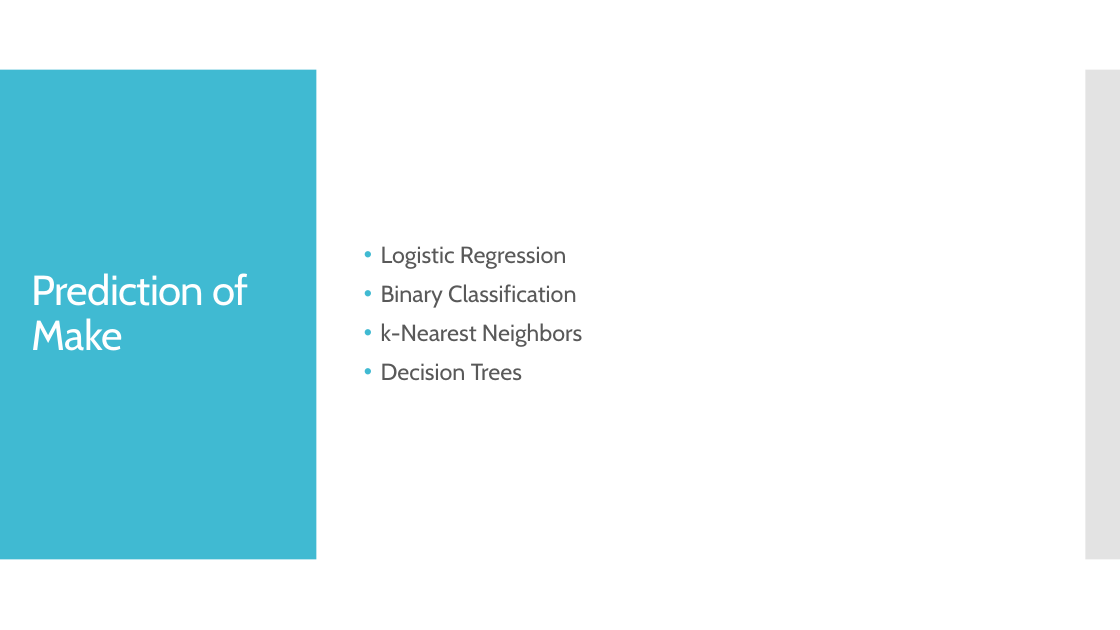
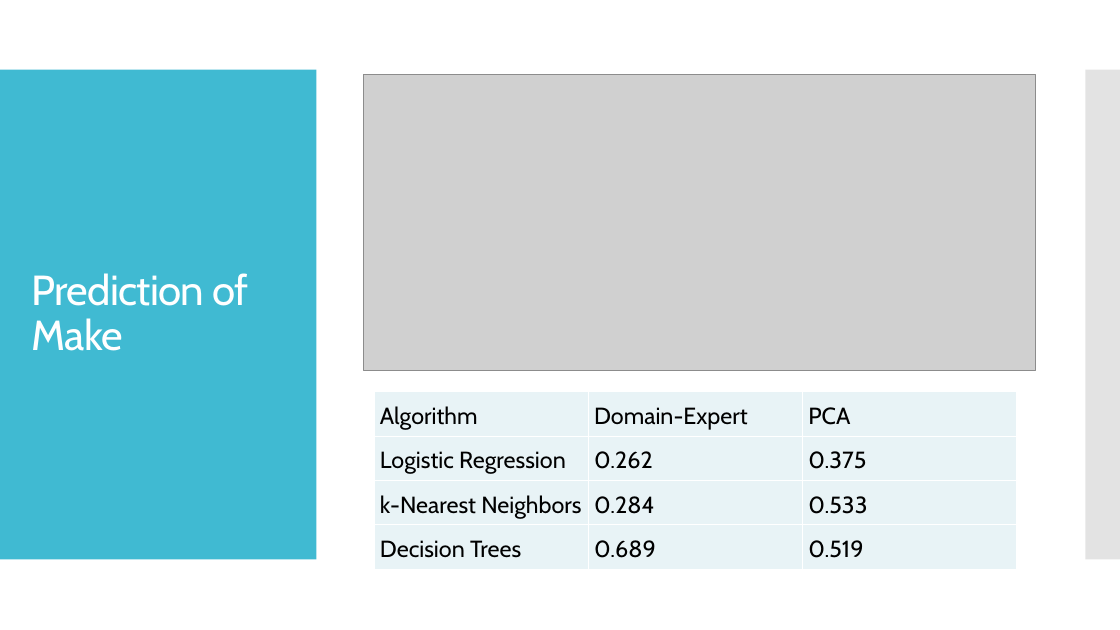
Before and after one commit to TobyJChappell/CPSC_392, a slide deck: slide 5 of FinalProject/AutomobilePrediction.pptx. Drawn at 1120x630 pixels with LibreOffice and Linux fonts; fonts in the diff are those of the drawing; grey boxes stand for pictures. Boxes give left, top, right and bottom in pixels: in the first picture for what was removed or moved away, otherwise in the second. Text is boxed around its words. In the diff, an @@ line names an element or a change of style, - is before the commit and + after.

```diff
--- a/FinalProject/AutomobilePrediction.pptx
+++ b/FinalProject/AutomobilePrediction.pptx
@@ picture added at bbox=[364, 74, 1036, 370] @@
@@ text removed at bbox=[381, 246, 582, 380] @@
-• Logistic Regression
-• Binary Classification
-• k-Nearest Neighbors
-• Decision Trees
@@ table added at bbox=[374, 392, 1017, 562], 4 rows, 3 columns @@
+Algorithm | Domain-Expert | PCA
+Logistic Regression | 0.262 | 0.375
+k-Nearest Neighbors | 0.284 | 0.533
+Decision Trees | 0.689 | 0.519
```
Also in this commit, not shown: 4 other slides changed, 32 other files.
